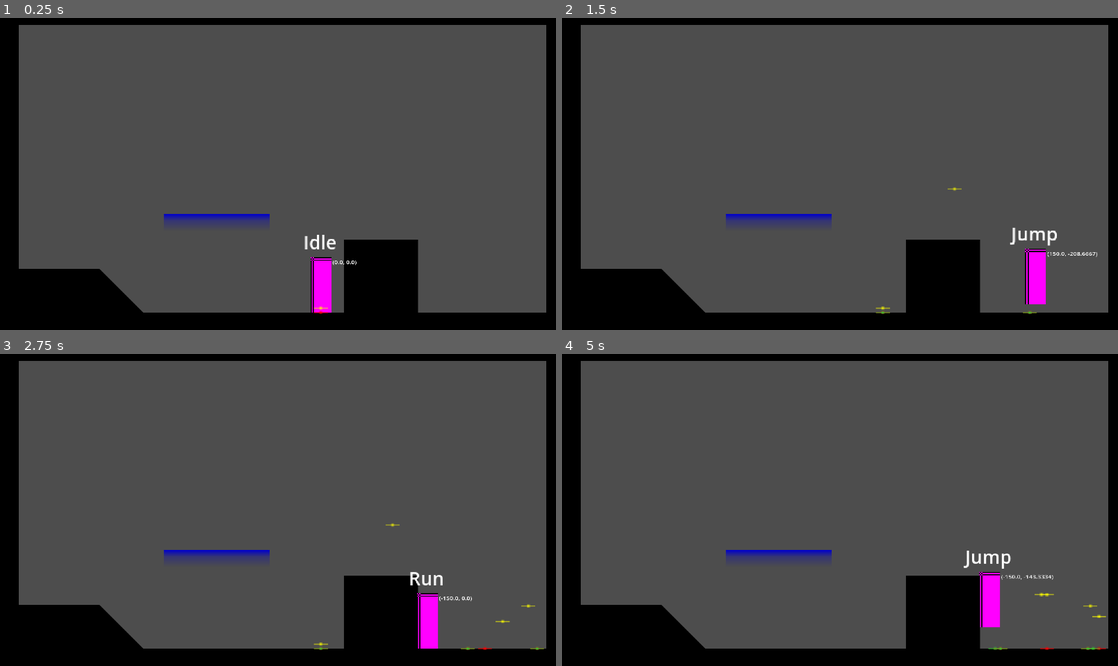
Above: before the commit, frames 1-4 (two rows, left to right).
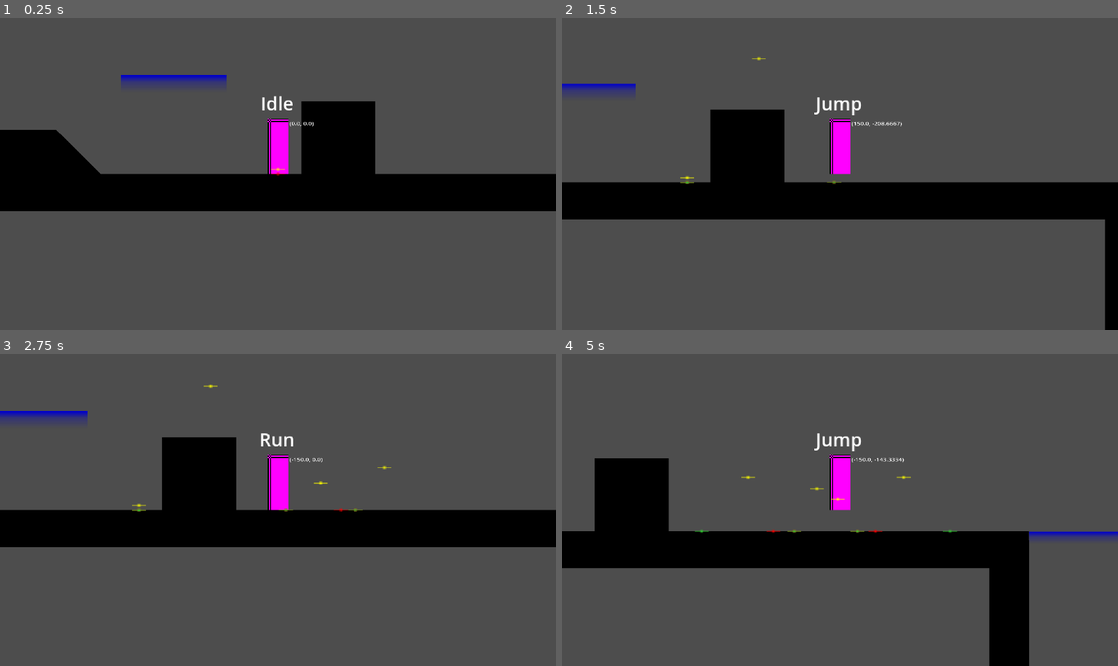
Above: after the commit, the same moments.

Repository: GeneralLeeInept/neonfall
Game: Godot game, scene res://playground.tscn
Same seed, same stepped clock (60 frames per second), same inputs: the game is played once before the commit and once after it.
Inputs:
- Up to frame 1 (0.25 s): no input
- Up to frame 2 (1.5 s): tap Enter at 0.5 s; hold Space (jump) 0.53-1.28 s; hold Right (right) from 0.53 s (still down); tap Space (jump) at 1.35 s
- Up to frame 3 (2.75 s): tap Space (jump) at 1.52, 1.82 s; release Right (right) at 2.03 s; hold Left (left) from 2.03 s (still down); hold Space (jump) from 2.03 s (still down)
- Up to frame 4 (5 s): release Left (left) at 2.78 s; release Space (jump) at 2.78 s; hold Right (right) 2.78-4.28 s; tap Space (jump) at 2.85, 3.02, 3.32, 4.35, 4.52, 4.82 s; hold Space (jump) 3.53-4.28 s; hold Left (left) from 4.28 s (still down)

The runs differ from the first frame. In frame 1, 36% of the frame differs, in the area x 0-100%, y 0-100%; in frame 2, 34%; in frame 3, 35%; in frame 4, 34%.

Commit message:
Improve jump down checking

Diff:
--- a/player/player.tscn
+++ b/player/player.tscn
@@ -43,7 +43,6 @@
 [node name="Fall" type="Node" parent="States"]
 unique_name_in_owner = true
 script = ExtResource("5_g6k8r")
-jump_buffer_time = 1.0
 
 [node name="Crouch" type="Node" parent="States"]
 unique_name_in_owner = true
@@ -67,7 +66,7 @@
 [node name="OneWayPlatformShapeCast" type="ShapeCast2D" parent="."]
 shape = SubResource("RectangleShape2D_g6k8r")
 target_position = Vector2(0, 0)
-collision_mask = 2
+collision_mask = 3
 
 [node name="Debug" type="Node2D" parent="."]
 
@@ -87,3 +86,5 @@
 scale = Vector2(0.32693607, 0.27568942)
 text = "(0,0)"
 horizontal_alignment = 1
+
+[node name="Camera2D" type="Camera2D" parent="."]
--- a/player/scripts/player.gd
+++ b/player/scripts/player.gd
@@ -79,3 +79,8 @@
 	get_tree().root.add_child(d)
 	await get_tree().create_timer( 3 ).timeout
 	d.queue_free()
+
+
+func can_jump_down() -> bool:
+	return one_way_platform_shape_cast.collision_result.all(func(x): return x.collider is CollisionObject2D and x.collider.collision_layer == 2)
+	#return one_way_platform_shape_cast.is_colliding()
--- a/player/states/crouch.gd
+++ b/player/states/crouch.gd
@@ -19,7 +19,7 @@
 
 func handle_input( event: InputEvent ) -> PlayerState:
 	if event.is_action_pressed( "jump" ):
-		if player.one_way_platform_shape_cast.is_colliding():
+		if player.can_jump_down():
 			player.position.y += 4
 			return fall
 		else:
--- a/player/states/fall.gd
+++ b/player/states/fall.gd
@@ -39,7 +39,7 @@
 func process( delta: float ) -> PlayerState:
 	if player.is_on_floor():
 		if jump_buffer > 0:
-			if jump_down and player.one_way_platform_shape_cast.is_colliding():
+			if jump_down and player.can_jump_down():
 				player.position.y += 4
 				return fall
 			else:
--- a/playground.tscn
+++ b/playground.tscn
@@ -26,8 +26,8 @@
 [node name="Playground" type="Node2D"]
 
 [node name="Floor" type="Sprite2D" parent="."]
-position = Vector2(239, 271)
-scale = Vector2(15.279262, 1)
+position = Vector2(333.2659, 271)
+scale = Vector2(21.170881, 1)
 texture = SubResource("GradientTexture2D_rupst")
 metadata/_edit_group_ = true
 
@@ -36,9 +36,20 @@
 [node name="CollisionShape2D" type="CollisionShape2D" parent="Floor/StaticBody2D"]
 shape = SubResource("RectangleShape2D_wt17y")
 
+[node name="Floor11" type="Sprite2D" parent="."]
+position = Vector2(1053.6329, 550)
+scale = Vector2(24.772938, 1)
+texture = SubResource("GradientTexture2D_rupst")
+metadata/_edit_group_ = true
+
+[node name="StaticBody2D" type="StaticBody2D" parent="Floor11"]
+
+[node name="CollisionShape2D" type="CollisionShape2D" parent="Floor11/StaticBody2D"]
+shape = SubResource("RectangleShape2D_wt17y")
+
 [node name="Floor7" type="Sprite2D" parent="."]
-position = Vector2(242.99998, -10)
-scale = Vector2(15.279262, 1)
+position = Vector2(713.76587, -10)
+scale = Vector2(44.70213, 1)
 texture = SubResource("GradientTexture2D_rupst")
 metadata/_edit_group_ = true
 
@@ -70,6 +81,39 @@
 [node name="CollisionShape2D" type="CollisionShape2D" parent="Floor5/StaticBody2D"]
 shape = SubResource("RectangleShape2D_wt17y")
 
+[node name="Floor12" type="Sprite2D" parent="."]
+position = Vector2(1098, 502)
+scale = Vector2(2, 2)
+texture = SubResource("GradientTexture2D_rupst")
+metadata/_edit_group_ = true
+
+[node name="StaticBody2D" type="StaticBody2D" parent="Floor12"]
+
+[node name="CollisionShape2D" type="CollisionShape2D" parent="Floor12/StaticBody2D"]
+shape = SubResource("RectangleShape2D_wt17y")
+
+[node name="Floor16" type="Sprite2D" parent="."]
+position = Vector2(1135, 197)
+scale = Vector2(2, 2)
+texture = SubResource("GradientTexture2D_rupst")
+metadata/_edit_group_ = true
+
+[node name="StaticBody2D" type="StaticBody2D" parent="Floor16"]
+
+[node name="CollisionShape2D" type="CollisionShape2D" parent="Floor16/StaticBody2D"]
+shape = SubResource("RectangleShape2D_wt17y")
+
+[node name="Floor17" type="Sprite2D" parent="."]
+position = Vector2(1060.5, 172)
+scale = Vector2(2.65625, 0.4375)
+texture = SubResource("GradientTexture2D_rupst")
+metadata/_edit_group_ = true
+
+[node name="StaticBody2D" type="StaticBody2D" parent="Floor17"]
+
+[node name="CollisionShape2D" type="CollisionShape2D" parent="Floor17/StaticBody2D"]
+shape = SubResource("RectangleShape2D_wt17y")
+
 [node name="Floor4" type="Sprite2D" parent="."]
 position = Vector2(33.324444, 251)
 scale = Vector2(3.2702777, 2.1288574)
@@ -93,14 +137,26 @@
 shape = SubResource("RectangleShape2D_wt17y")
 
 [node name="Floor6" type="Sprite2D" parent="."]
-position = Vector2(489.00006, 144.18001)
+position = Vector2(1445.0001, 266.40997)
+scale = Vector2(1.0792618, 16.911875)
+texture = SubResource("GradientTexture2D_rupst")
+metadata/_edit_group_ = true
+
+[node name="StaticBody2D" type="StaticBody2D" parent="Floor6"]
+
+[node name="CollisionShape2D" type="CollisionShape2D" parent="Floor6/StaticBody2D"]
+scale = Vector2(1.0000001, 1.0000001)
+shape = SubResource("RectangleShape2D_wt17y")
+
+[node name="Floor10" type="Sprite2D" parent="."]
+position = Vector2(655.00006, 406)
 scale = Vector2(1.0792618, 8.948751)
 texture = SubResource("GradientTexture2D_rupst")
 metadata/_edit_group_ = true
 
-[node name="StaticBody2D" type="StaticBody2D" parent="Floor6"]
-
-[node name="CollisionShape2D" type="CollisionShape2D" parent="Floor6/StaticBody2D"]
+[node name="StaticBody2D" type="StaticBody2D" parent="Floor10"]
+
+[node name="CollisionShape2D" type="CollisionShape2D" parent="Floor10/StaticBody2D"]
 scale = Vector2(1.0000001, 1.0000001)
 shape = SubResource("RectangleShape2D_wt17y")
 
@@ -118,5 +174,61 @@
 shape = SubResource("RectangleShape2D_wt17y")
 one_way_collision = true
 
+[node name="Floor13" type="Sprite2D" parent="."]
+position = Vector2(1214, 406)
+scale = Vector2(2.852609, 0.47437534)
+texture = SubResource("GradientTexture2D_wt17y")
+metadata/_edit_group_ = true
+
+[node name="StaticBody2D" type="StaticBody2D" parent="Floor13"]
+collision_layer = 2
+
+[node name="CollisionShape2D" type="CollisionShape2D" parent="Floor13/StaticBody2D"]
+scale = Vector2(1.0000001, 1.0000001)
+shape = SubResource("RectangleShape2D_wt17y")
+one_way_collision = true
+
+[node name="Floor14" type="Sprite2D" parent="."]
+position = Vector2(1333, 317.00003)
+scale = Vector2(2.852609, 0.47437534)
+texture = SubResource("GradientTexture2D_wt17y")
+metadata/_edit_group_ = true
+
+[node name="StaticBody2D" type="StaticBody2D" parent="Floor14"]
+collision_layer = 2
+
+[node name="CollisionShape2D" type="CollisionShape2D" parent="Floor14/StaticBody2D"]
+scale = Vector2(1.0000001, 1.0000001)
+shape = SubResource("RectangleShape2D_wt17y")
+one_way_collision = true
+
+[node name="Floor15" type="Sprite2D" parent="."]
+position = Vector2(1209, 221.00003)
+scale = Vector2(2.852609, 0.47437534)
+texture = SubResource("GradientTexture2D_wt17y")
+metadata/_edit_group_ = true
+
+[node name="StaticBody2D" type="StaticBody2D" parent="Floor15"]
+collision_layer = 2
+
+[node name="CollisionShape2D" type="CollisionShape2D" parent="Floor15/StaticBody2D"]
+scale = Vector2(1.0000001, 1.0000001)
+shape = SubResource("RectangleShape2D_wt17y")
+one_way_collision = true
+
+[node name="Floor9" type="Sprite2D" parent="."]
+position = Vector2(779.67914, 260.70502)
+scale = Vector2(6.7075534, 0.33093843)
+texture = SubResource("GradientTexture2D_wt17y")
+metadata/_edit_group_ = true
+
+[node name="StaticBody2D" type="StaticBody2D" parent="Floor9"]
+collision_layer = 2
+
+[node name="CollisionShape2D" type="CollisionShape2D" parent="Floor9/StaticBody2D"]
+scale = Vector2(1.0000001, 1.0000001)
+shape = SubResource("RectangleShape2D_wt17y")
+one_way_collision = true
+
 [node name="Player" parent="." instance=ExtResource("1_rupst")]
 position = Vector2(277, 251)
